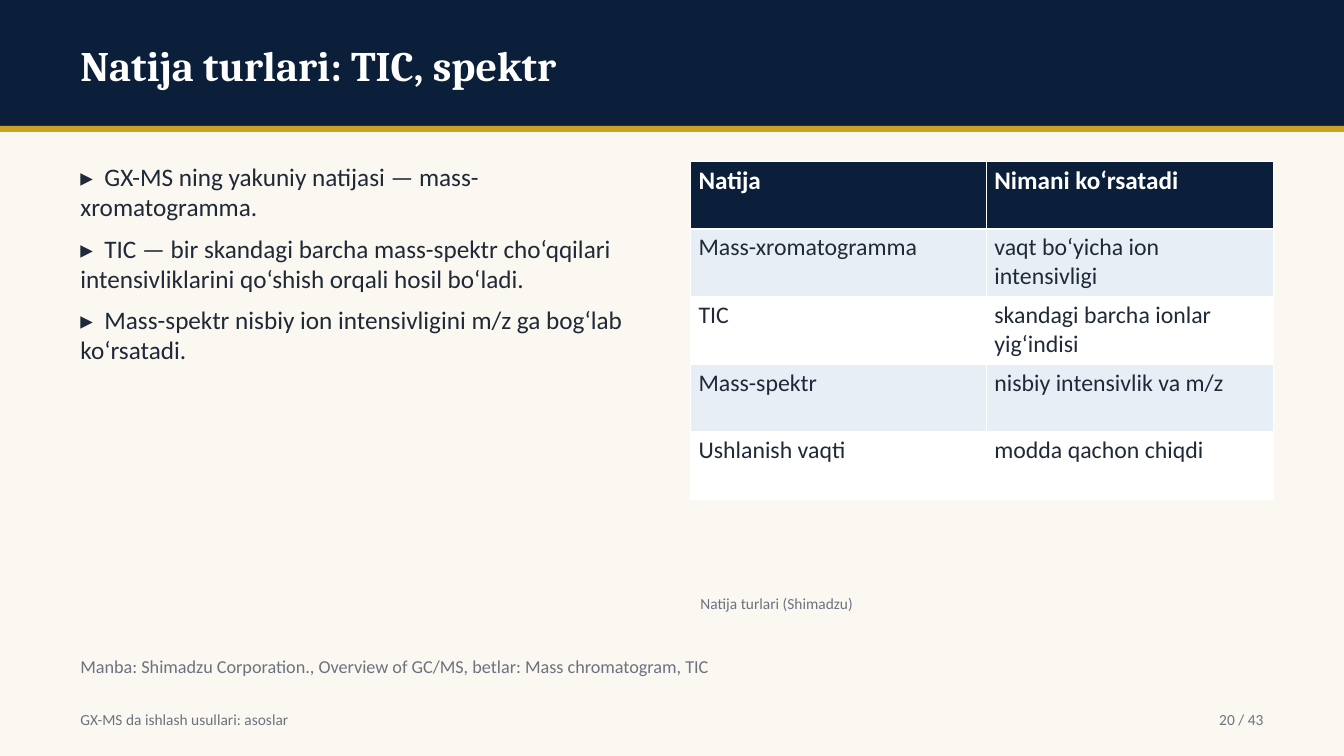
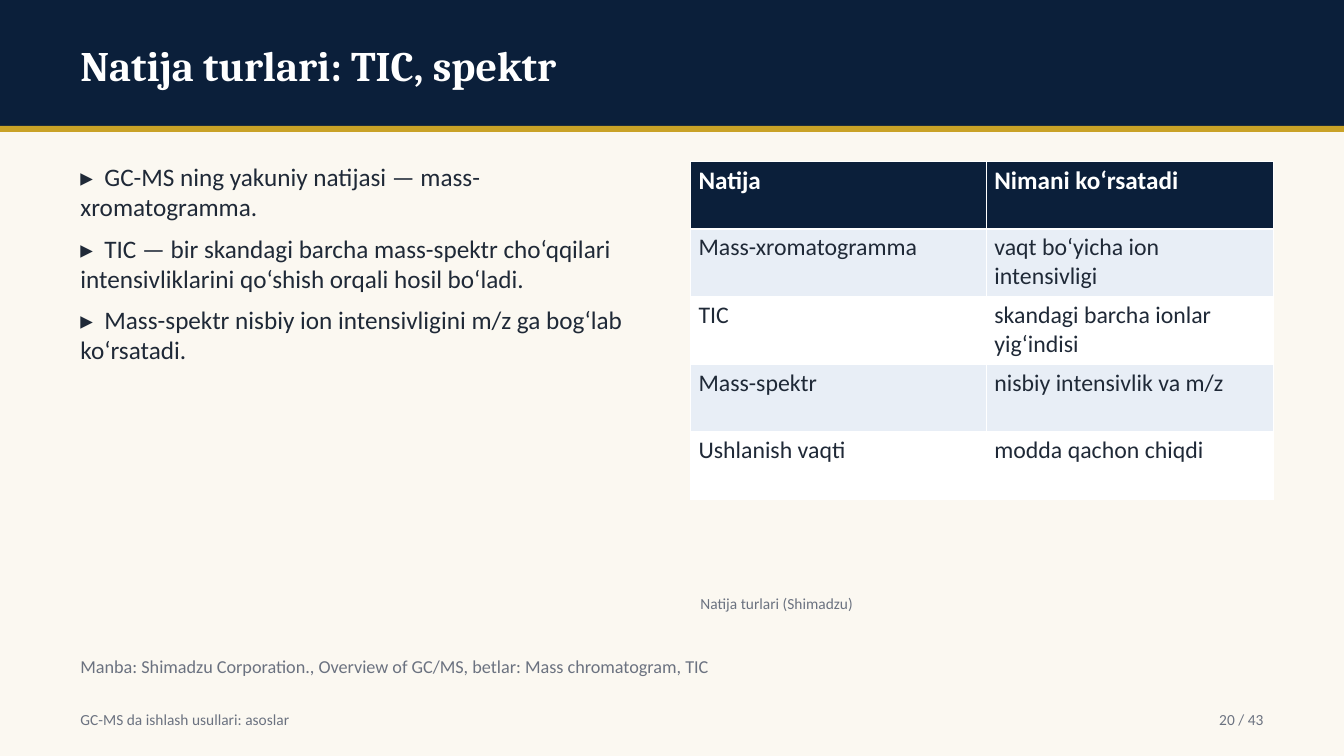
Before and after one commit to davlatsudekspert/forensic-expert, a slide deck: slide 20 of out/instr-03-gcms-asoslar.pptx. Drawn at 1344x756 pixels with LibreOffice and Linux fonts; fonts in the diff are those of the drawing. Boxes give left, top, right and bottom in pixels: in the first picture for what was removed or moved away, otherwise in the second. Text is boxed around its words. In the diff, an @@ line names an element or a change of style, - is before the commit and + after.

```diff
--- a/out/instr-03-gcms-asoslar.pptx
+++ b/out/instr-03-gcms-asoslar.pptx
@@ text at [80, 168, 480, 221]: text changed @@
-▸ GX-MS ning yakuniy natijasi — mass-xromatogramma.
+▸ GC-MS ning yakuniy natijasi — mass-xromatogramma.
@@ text at [80, 714, 289, 725]: text changed @@
-GX-MS da ishlash usullari: asoslar
+GC-MS da ishlash usullari: asoslar
```
Also in this commit, not shown: 42 other slides changed, 4 other files.
